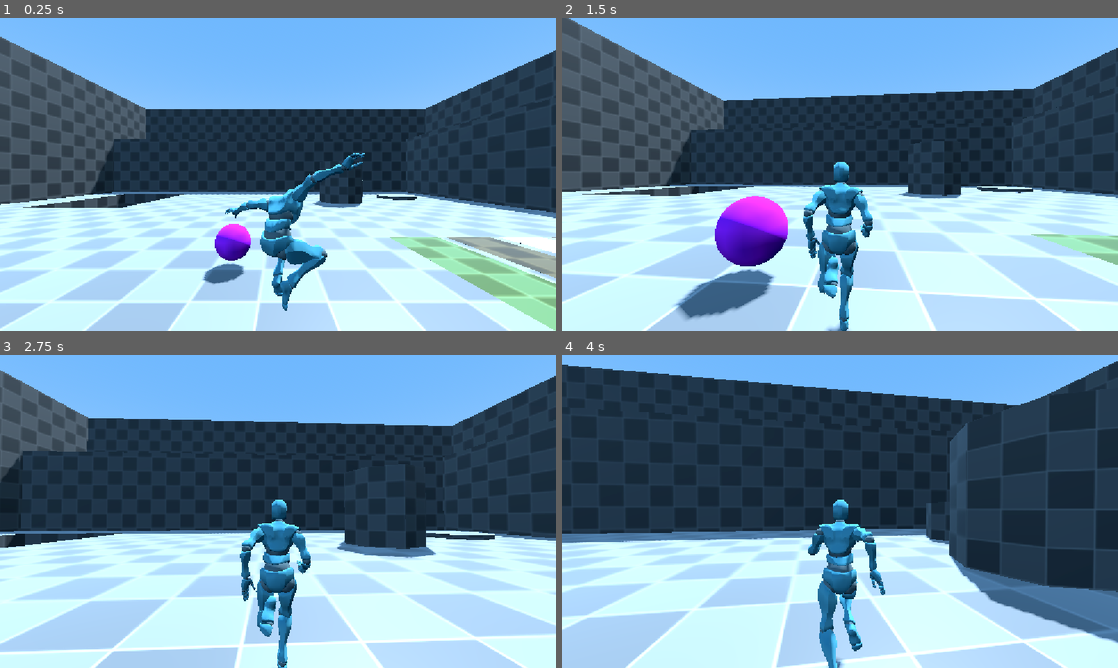
Above: before the commit, frames 1-4 (two rows, left to right).
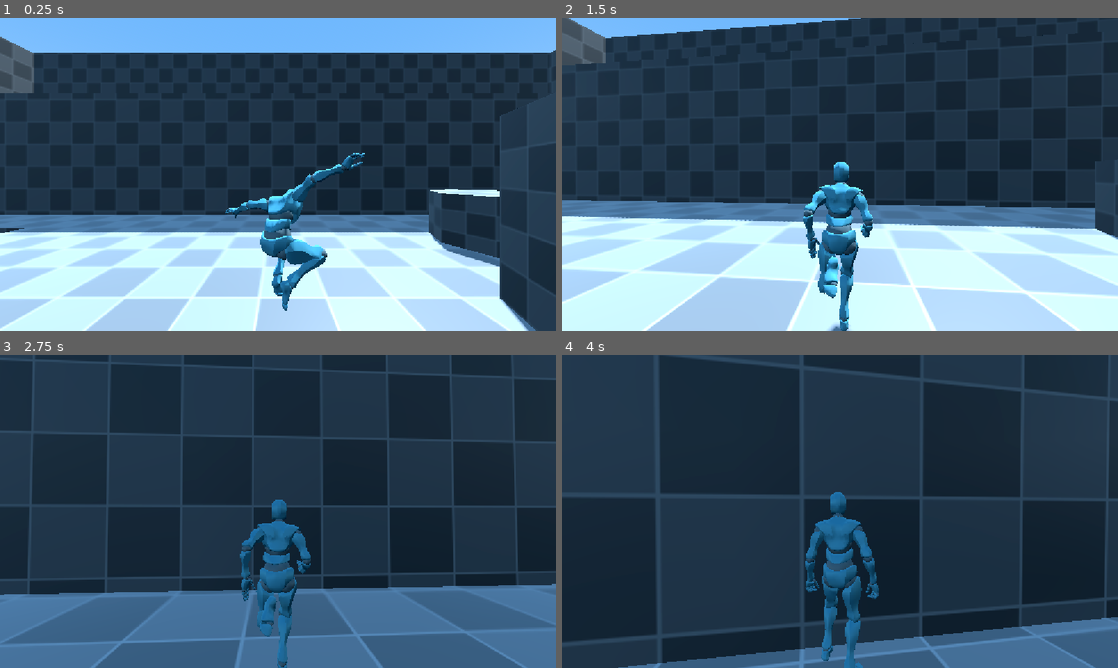
Above: after the commit, the same moments.

Repository: Calipur-Neeson/Tico_Project
Game: Godot game, scene res://Scenes/TestScene.tscn
Two runs of this game, one before a commit and one after it. Both use one fixed random seed, a clock stepped at 60 frames per second and the inputs below.
Inputs (mouse positions are in pixels of both pictures, inside the frame that each line leads up to):
- Up to frame 1 (0.25 s): no input
- Up to frame 2 (1.5 s): tap Enter at 0.5 s; move the mouse to (867, 174) at 0.52 s; hold Space (Jump) 0.53-1.28 s; hold W (Move_Forward) from 0.53 s (still down); click (867, 174) at 0.67 s; move the mouse to (812, 174) at 1.27 s; right-click (812, 174) at 1.35 s
- Up to frame 3 (2.75 s): keep holding W (Move_Forward); tap Space (Jump) at 1.52, 1.55, 1.82 s; move the mouse to (289, 505) at 2.02 s; hold Space (Jump) from 2.03 s (still down); tap Ctrl (Crouch) at 2.1 s
- Up to frame 4 (4 s): keep holding W (Move_Forward); move the mouse to (834, 517) at 2.77 s; release Space (Jump) at 2.78 s; tap E (Interact) at 2.85 s; click (834, 517) at 2.92 s; tap Space (Jump) at 3.02, 3.05, 3.32 s; move the mouse to (878, 514) at 3.52 s; hold Space (Jump) from 3.53 s (still down); click (878, 514) at 3.6 s

The runs differ from the first frame. In frame 1, 39% of the frame differs, in the area x 0-100%, y 8-100%; in frame 2, 44%; in frame 3, 66%, in the area x 0-100%, y 0-100%; in frame 4, 54%.

Commit message:
(~)modify falling conditions

Diff:
--- a/Scenes/Player.tscn
+++ b/Scenes/Player.tscn
@@ -62,9 +62,8 @@
 
 [sub_resource type="SphereShape3D" id="SphereShape3D_12j5o"]
 
-[sub_resource type="CapsuleShape3D" id="CapsuleShape3D_61ot5"]
-radius = 0.4
-height = 1.5
+[sub_resource type="BoxShape3D" id="BoxShape3D_itkq8"]
+size = Vector3(1.595, 0.52, 0.225)
 
 [sub_resource type="CylinderShape3D" id="CylinderShape3D_12j5o"]
 height = 1.36
@@ -92,7 +91,7 @@
 [node name="Mesh" parent="." unique_id=817030189 instance=ExtResource("1_bhhdu")]
 transform = Transform3D(-1, 0, -1.509958e-07, 0, 1, 0, 1.509958e-07, 0, -1, 0, -0.86376077, 0)
 
-[node name="Skeleton3D" parent="Mesh" index="0" unique_id=1118486751]
+[node name="Skeleton3D" parent="Mesh" index="0" unique_id=225314288]
 bones/0/position = Vector3(0.002294555, 0.9286259, -0.01037536)
 bones/0/rotation = Quaternion(-0.036482364, -0.36709917, -0.013288065, 0.9293711)
 bones/1/rotation = Quaternion(-0.010292281, 0.040697996, -0.0060800808, 0.99909997)
@@ -147,7 +146,7 @@
 bones/62/rotation = Quaternion(0.68291104, 0.07025634, 0.09784087, 0.72050244)
 bones/63/rotation = Quaternion(0.242829, 0.035679772, 0.012655887, 0.9693302)
 
-[node name="AnimationPlayer" parent="Mesh" index="1" unique_id=502051978]
+[node name="AnimationPlayer" parent="Mesh" index="1" unique_id=788844123]
 libraries/NewLib = SubResource("AnimationLibrary_6xh1p")
 autoplay = &"NewLib/Idle"
 speed_scale = 0.99997115
@@ -170,8 +169,8 @@
 [node name="RayDetectors" type="Node3D" parent="." unique_id=1360739361]
 
 [node name="FloorCast" type="ShapeCast3D" parent="RayDetectors" unique_id=911625513]
-transform = Transform3D(-4.371139e-08, -1, 0, 1, -4.371139e-08, 0, 0, 0, 1, 0, -0.5920775, 0.2103247)
-shape = SubResource("CapsuleShape3D_61ot5")
+transform = Transform3D(-4.371139e-08, -1, 0, 1, -4.371139e-08, 0, 0, 0, 1, 0, -0.85898495, 0)
+shape = SubResource("BoxShape3D_itkq8")
 target_position = Vector3(0, 0, 0)
 collision_mask = 4
 
--- a/Scenes/TestScene.tscn
+++ b/Scenes/TestScene.tscn
@@ -40,13 +40,16 @@
 
 [node name="test_level" parent="." unique_id=78685540 instance=ExtResource("1_iufkg")]
 
-[node name="StaticBody3D" parent="test_level/level" parent_id_path=PackedInt32Array(78685540, 1797625487) index="0" unique_id=493939191]
+[node name="level" parent="test_level" index="0" unique_id=823750820]
+transform = Transform3D(1, 0, 0, 0, 1, 0, 0, 0, 1, -0.0003027916, -0.00040721893, -0.000497818)
+
+[node name="StaticBody3D" parent="test_level/level" index="0" unique_id=587194403]
 collision_layer = 4
-collision_mask = 4
+collision_mask = 16
 script = ExtResource("2_iufkg")
 footstep_sound = ExtResource("3_5rbs6")
 
-[node name="ClimbablePlatform1" type="StaticBody3D" parent="test_level/level" parent_id_path=PackedInt32Array(78685540, 1797625487) index="1" unique_id=1907339340]
+[node name="ClimbablePlatform1" type="StaticBody3D" parent="test_level/level" index="1" unique_id=1907339340]
 transform = Transform3D(1, 0, 0, 0, 1, 0, 0, 0, 1, 14.656927, 1.8248019, -19.408386)
 collision_layer = 2
 collision_mask = 2
@@ -54,7 +57,7 @@
 [node name="CollisionShape3D" type="CollisionShape3D" parent="test_level/level/ClimbablePlatform1" unique_id=787908846]
 shape = SubResource("CylinderShape3D_pohj0")
 
-[node name="ClimbablePlatform2" type="StaticBody3D" parent="test_level/level" parent_id_path=PackedInt32Array(78685540, 1797625487) index="2" unique_id=1099981158]
+[node name="ClimbablePlatform2" type="StaticBody3D" parent="test_level/level" index="2" unique_id=1099981158]
 transform = Transform3D(1, 0, 0, 0, 1, 0, 0, 0, 1, 12.462723, 3.796918, -14.312778)
 collision_layer = 2
 collision_mask = 2
@@ -62,24 +65,24 @@
 [node name="CollisionShape3D" type="CollisionShape3D" parent="test_level/level/ClimbablePlatform2" unique_id=1255936817]
 shape = SubResource("CylinderShape3D_pohj0")
 
-[node name="StaticBody3D" parent="test_level/wood" parent_id_path=PackedInt32Array(78685540, 1303138268) index="0" unique_id=1869748029]
+[node name="StaticBody3D" parent="test_level/wood" parent_id_path=PackedInt32Array(78685540, 1434197295) index="0" unique_id=71937128]
 script = ExtResource("2_iufkg")
 footstep_sound = ExtResource("4_201fe")
 
-[node name="StaticBody3D" parent="test_level/snow" parent_id_path=PackedInt32Array(78685540, 1226705282) index="0" unique_id=1004733406]
+[node name="StaticBody3D" parent="test_level/snow" parent_id_path=PackedInt32Array(78685540, 1020897175) index="0" unique_id=812767266]
 script = ExtResource("2_iufkg")
 footstep_sound = ExtResource("5_xjl2p")
 
-[node name="StaticBody3D" parent="test_level/grass" parent_id_path=PackedInt32Array(78685540, 1927762622) index="0" unique_id=1806353333]
+[node name="StaticBody3D" parent="test_level/grass" parent_id_path=PackedInt32Array(78685540, 1120422819) index="0" unique_id=347638795]
 script = ExtResource("2_iufkg")
 footstep_sound = ExtResource("6_ytmxh")
 
-[node name="StaticBody3D" parent="test_level/dirt" parent_id_path=PackedInt32Array(78685540, 2045909647) index="0" unique_id=2008789136]
+[node name="StaticBody3D" parent="test_level/dirt" parent_id_path=PackedInt32Array(78685540, 941957627) index="0" unique_id=989433190]
 script = ExtResource("2_iufkg")
 footstep_sound = ExtResource("7_hctok")
 
 [node name="CharacterBody3D" parent="." unique_id=1445218770 instance=ExtResource("2_5lt6y")]
-transform = Transform3D(1, 0, 0, 0, 1, 0, 0, 0, 1, 6.2353477, 2.5367908, 3.8211536)
+transform = Transform3D(1, 0, 0, 0, 1, 0, 0, 0, 1, 6.2353477, 2.5367908, -13.422533)
 
 [node name="AudioStreamPlayer" type="AudioStreamPlayer" parent="." unique_id=1210683253]
 stream = ExtResource("3_8k7wh")
--- a/Scripts/States/HangingIdleState.gd
+++ b/Scripts/States/HangingIdleState.gd
@@ -20,7 +20,7 @@
 		player.ChangeStateTo(PlayerState.LeftShimmy)
 	elif player.right_climb_cast.is_colliding() and Input.is_action_pressed("Move_Right"):
 		player.ChangeStateTo(PlayerState.RightShimmy)
-	elif Input.is_action_pressed("Jump") and not player.ceiling_cast.is_colliding():
+	elif Input.is_action_just_pressed("Jump") and not player.ceiling_cast.is_colliding():
 		player.ChangeStateTo(PlayerState.ClimbWall)
 
 func Update(player: Player, delta: float) -> void:
--- a/Scripts/States/RunState.gd
+++ b/Scripts/States/RunState.gd
@@ -6,7 +6,7 @@
 
 func PreUpdate(player: Player) -> void:
 	var currentSpped = player.GetCurrentSpeed()
-	if not player.is_on_floor():
+	if not player.is_on_floor() and not player.floor_cast.is_colliding():
 		player.ChangeStateTo(PlayerState.Fall)
 
 	if currentSpped <= player.maxWalkSpeed:
@@ -19,6 +19,7 @@
 
 func Update(player: Player, delta: float) -> void:
 	var direction := player.GetMoveInput()
+	player.velocity += player.get_gravity() * delta
 	player.UpdateVelocity(direction)
 
 	player.TurnTo(direction)
--- a/Scripts/States/WalkState.gd
+++ b/Scripts/States/WalkState.gd
@@ -4,7 +4,7 @@
 
 func PreUpdate(player: Player) -> void:
 	var currentSpeed = player.GetCurrentSpeed()
-	if not player.is_on_floor():
+	if not player.is_on_floor() and not player.floor_cast.is_colliding():
 		player.ChangeStateTo(PlayerState.Fall)
 
 	if currentSpeed > player.maxWalkSpeed:
@@ -17,6 +17,7 @@
 
 func Update(player: Player, delta: float) -> void:
 	var direction := player.GetMoveInput()
+	player.velocity += player.get_gravity() * delta
 	player.UpdateVelocity(direction)
 
 	var walkSpeed: float = lerpf(0.1, 1.2, player.GetCurrentSpeed() / player.maxWalkSpeed)
Not shown: 1 places in Scenes/Player.tscn that only renumber resources
